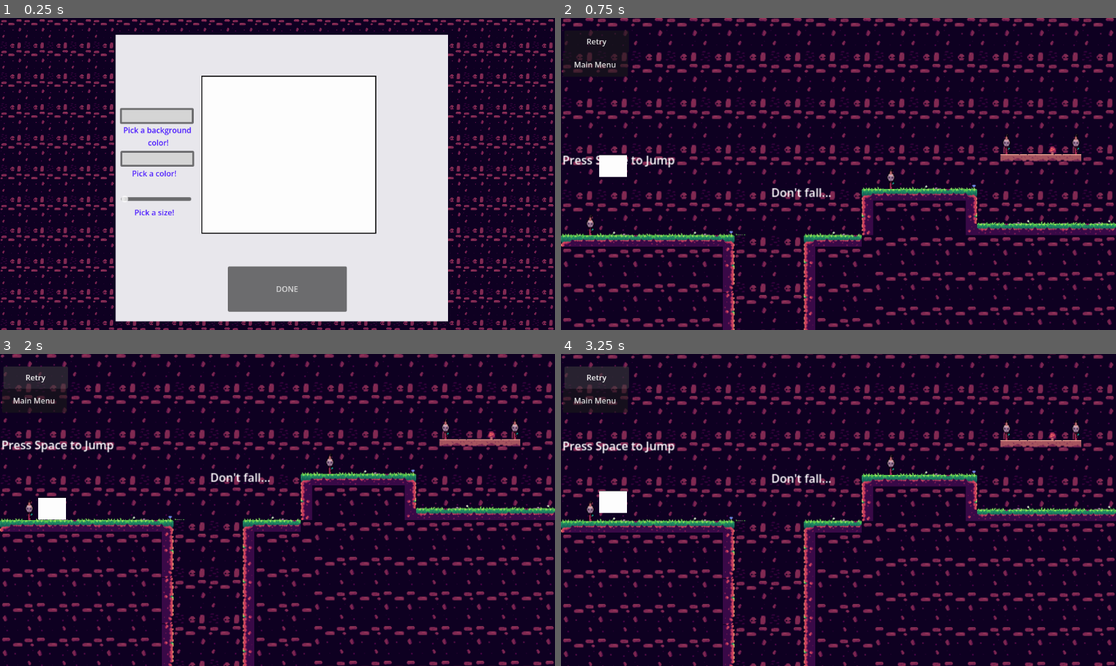
Above: before the commit, frames 1-4 (two rows, left to right).
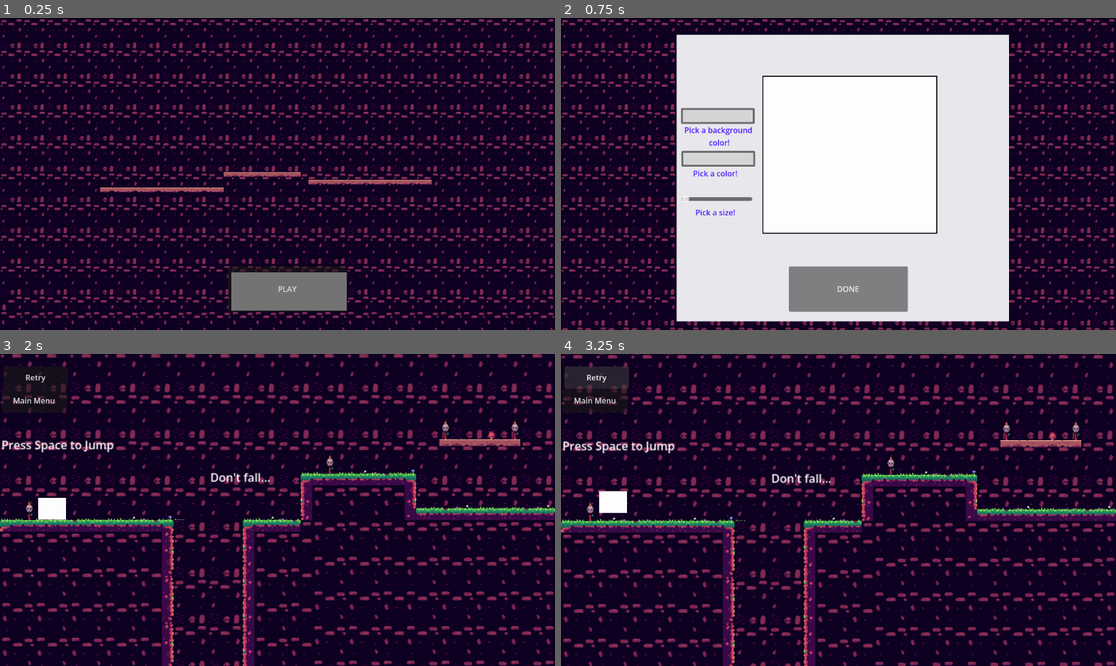
Above: after the commit, the same moments.

Repository: gracen-greenburg/Research_Milestone_Godot
Game: Godot game, scene res://scenes/MainMenu.tscn
The game is run twice, just before and just after one commit, with the same random seed, the same clock (stepped at 60 frames per second) and the same inputs. Before the commit the project starts from res://scenes/Drawing_Screen.tscn.
Inputs:
- Up to frame 1 (0.25 s): no input
- Up to frame 2 (0.75 s): click "DONE" (after the commit: "PLAY") at 0.5 s
- Up to frame 3 (2 s): click "Retry" (after the commit: "DONE") at 1.25 s
- Up to frame 4 (3.25 s): click "Retry" at 2 s; click "Retry" at 2.75 s

The runs differ from the first frame. In frame 1, 54% of the frame differs, in the area x 0-100%, y 5-100%; in frame 2, 69%, in the area x 0-100%, y 0-100%; in frame 3, less than 0.1%; in frame 4, nothing differs.

Commit message:
Updating main screen for project

Diff:
--- a/project.godot
+++ b/project.godot
@@ -11,7 +11,7 @@
 [application]
 
 config/name="DIY_Platformer"
-run/main_scene="uid://cskntypo1reya"
+run/main_scene="uid://b4nfkkqxvp6bd"
 config/features=PackedStringArray("4.6", "GL Compatibility")
 config/icon="res://icon.svg"
 
